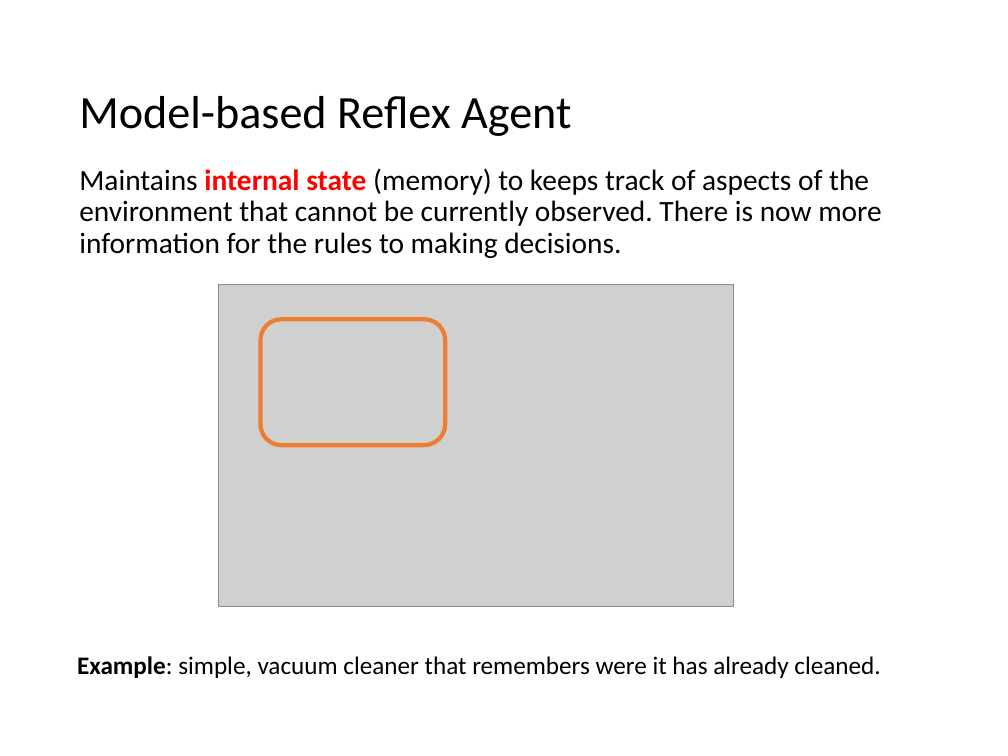
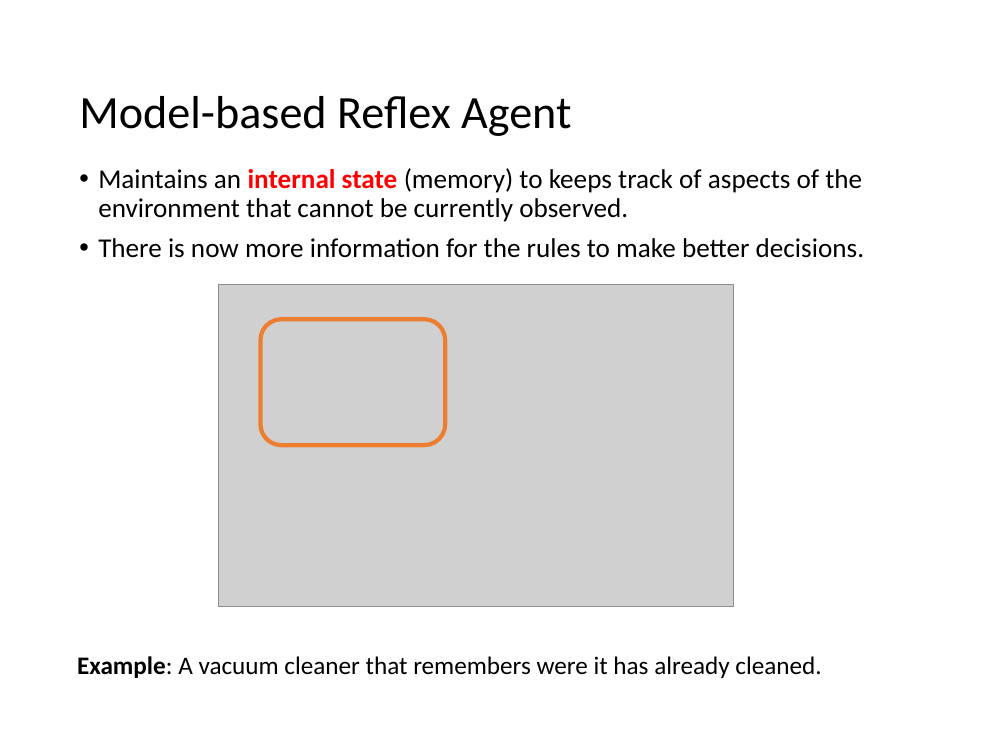
Before and after one commit to mhahsler/CS7320-AI, a slide deck: slide 22 of slides/02_agents.pptx. Drawn at 1008x756 pixels with LibreOffice and Linux fonts; fonts in the diff are those of the drawing; grey boxes stand for pictures. Boxes give left, top, right and bottom in pixels: in the first picture for what was removed or moved away, otherwise in the second. Text is boxed around its words. In the diff, an @@ line names an element or a change of style, - is before the commit and + after.

```diff
--- a/slides/02_agents.pptx
+++ b/slides/02_agents.pptx
@@ text at <box>98,168,864,258</box>: text changed; size 21 to 19.4 pt @@
-Maintains internal state (memory) to keeps track of aspects of the environment that cannot be currently observed. There is now more information for the rules to making decisions.
+• Maintains an internal state (memory) to keeps track of aspects of the environment that cannot be currently observed.
+• There is now more information for the rules to make better decisions.
@@ text at <box>77,656,821,678</box>: text changed @@
-Example: simple, vacuum cleaner that remembers were it has already cleaned.
+Example: A vacuum cleaner that remembers were it has already cleaned.
```
Also in this commit, not shown: 4 other slides changed, 1 slide added, 1 other file.
